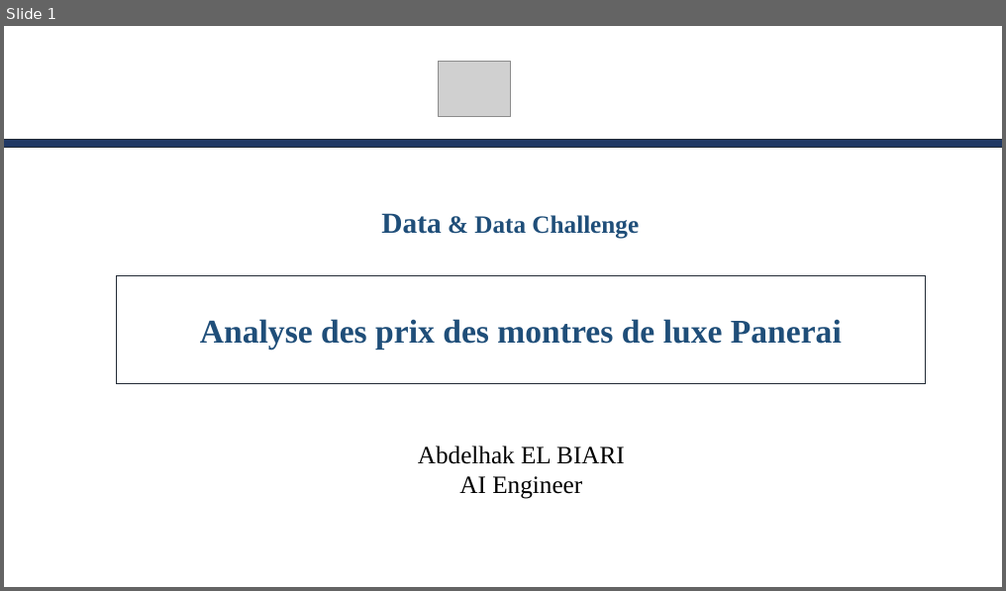
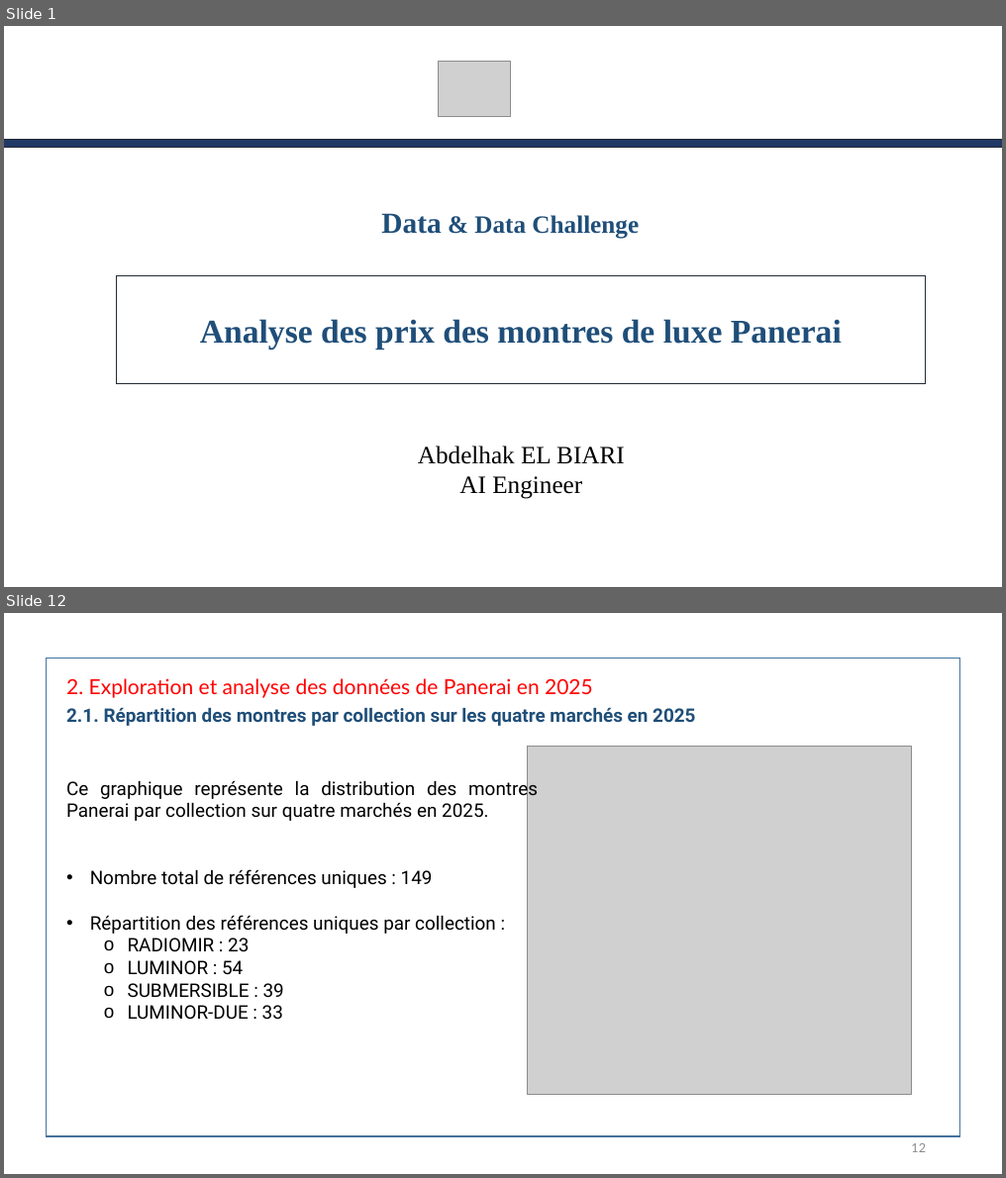
Before and after one commit to Ahak99/Data-Data-Challenge, a slide deck: docs/Présentation - Analyse des prix des montres de luxe Panerai.pptx. Shown one above the other, each under a label of ours: slide 1 before the commit, slides 1 and 12 after it; the slides between them are not shown. The pictures are 1006x591 and 1006x1178 pixels, drawn with LibreOffice and Linux fonts; fonts in the diff are those of the drawing; grey boxes stand for pictures. Boxes give left, top, right and bottom in pixels: in the first picture for what was removed or moved away, otherwise in the second. Text is boxed around its words. In the diff, an @@ line names an element or a change of style, - is before the commit and + after.

```diff
--- a/docs/Présentation - Analyse des prix des montres de luxe Panerai.pptx
+++ b/docs/Présentation - Analyse des prix des montres de luxe Panerai.pptx
@@ slide 12 added at (4,613,1002,1174), background #FFFFFF @@
@@ rectangle added at (46,658,960,1137), outline #43739E 1 pt @@
@@ text added at (66,678,593,698), 20 pt, text #FF0000 @@
+2. Exploration et analyse des données de Panerai en 2025
@@ text added at (66,707,695,726), 18 pt, text #1F4E79, bold @@
+2.1. Répartition des montres par collection sur les quatre marchés en 2025
@@ picture added at (528,747,912,1095) @@
@@ text added at (66,777,538,1020), 18 pt, text #000000 @@
+Ce graphique représente la distribution des montres Panerai par collection sur quatre marchés en 2025.
+• Nombre total de références uniques : 149
+• Répartition des références uniques par collection :
+  o RADIOMIR : 23
+  o LUMINOR : 54
+  o SUBMERSIBLE : 39
+  o LUMINOR-DUE : 33
@@ page number added at (911,1144,926,1153), 12 pt, text #8C8C8C @@
+12
```
Also in this commit, not shown: 5 slides changed, 20 other slides added, 18 slides removed, 6 other files.
